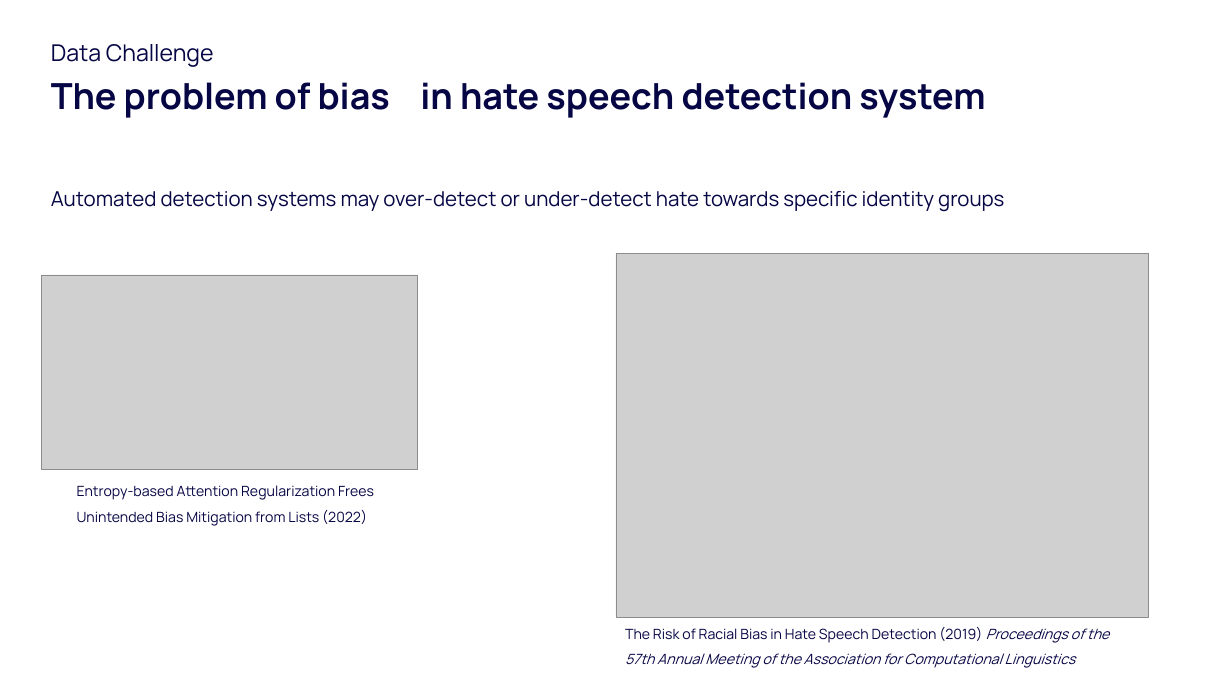
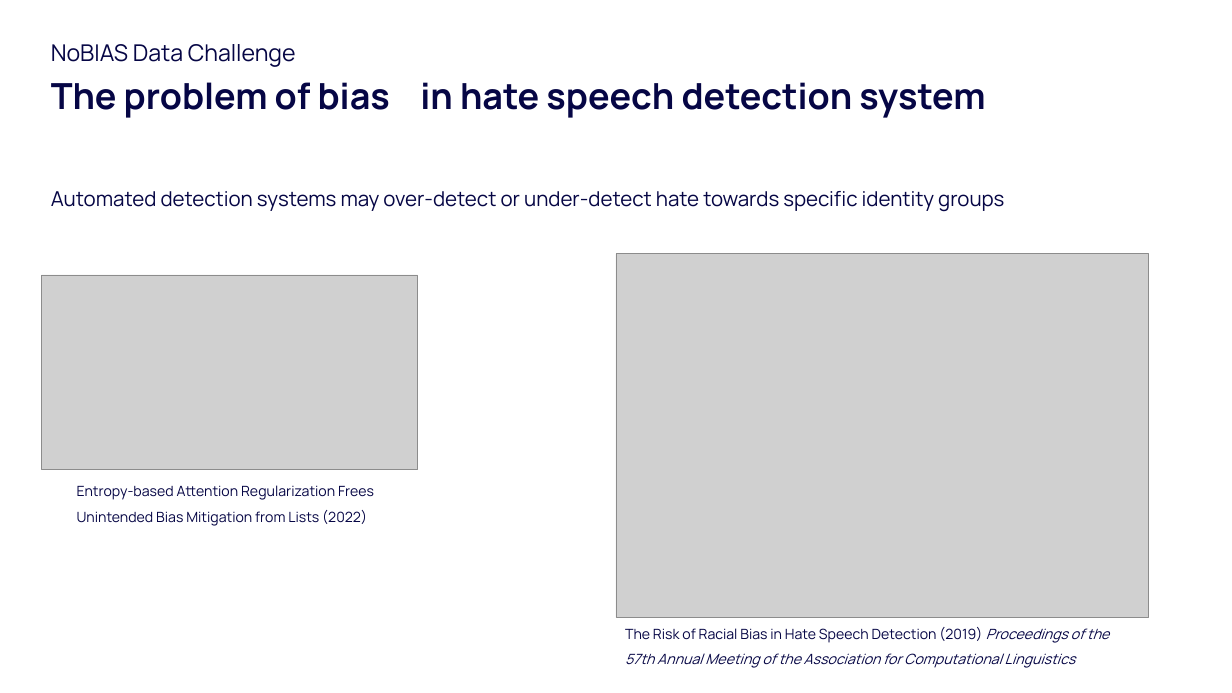
Before and after one commit to preyero/multidisciplinary-data-challenge, a slide deck: slide 5 of challenge/slides/part_1.pptx (slide 4 before the commit). Drawn at 1232x693 pixels with LibreOffice and Linux fonts; fonts in the diff are those of the drawing; grey boxes stand for pictures; background and template pictures are left out. Boxes give left, top, right and bottom in pixels: in the first picture for what was removed or moved away, otherwise in the second. Text is boxed around its words. In the diff, an @@ line names an element or a change of style, - is before the commit and + after.

```diff
--- a/challenge/slides/part_1.pptx
+++ b/challenge/slides/part_1.pptx
@@ text at [51, 44, 296, 67]: text changed @@
-Data Challenge
+NoBIAS Data Challenge
```
Also in this commit, not shown: 9 other slides changed, 2 slides added.
